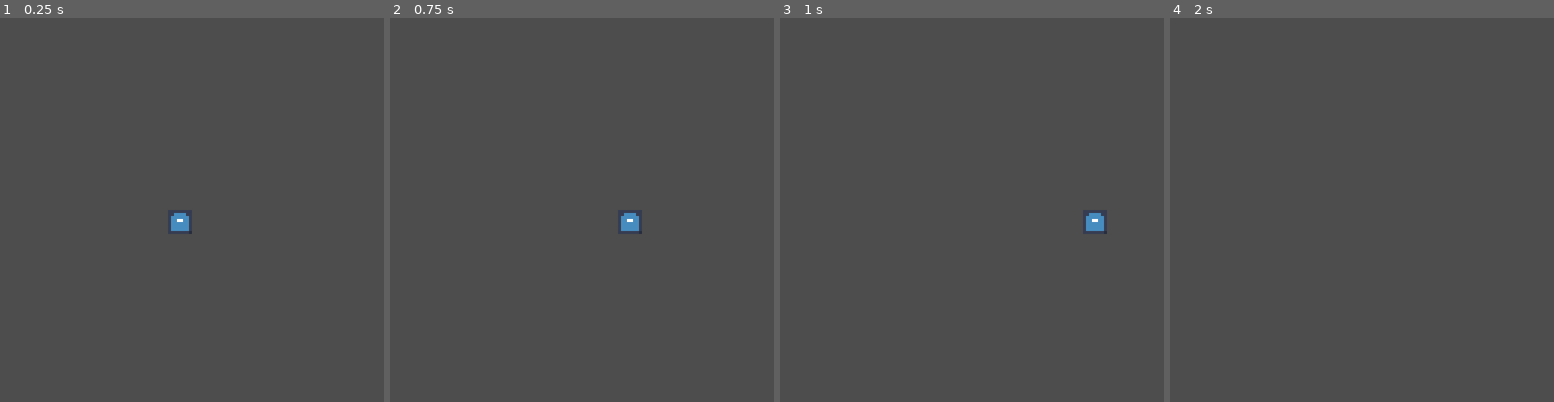
Above: before the commit, frames 1-4 (left to right).
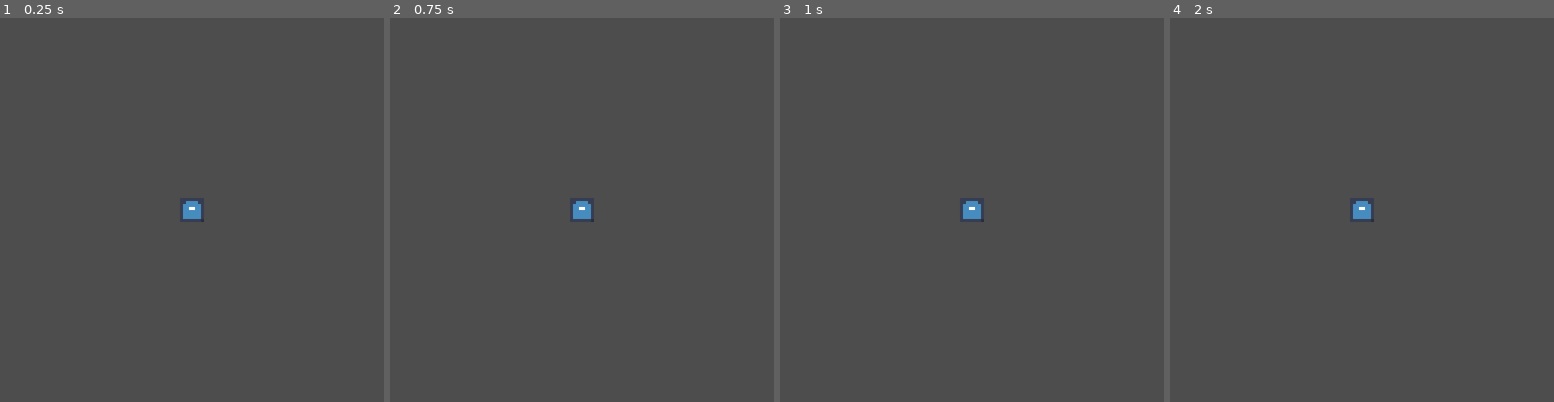
Above: after the commit, the same moments.

Repository: Octoan1/Toy-Box-Jam-2025
Game: Godot game, scene res://Levels/main.tscn
Two runs of this game, one before a commit and one after it. Both use one fixed random seed, a clock stepped at 60 frames per second and the inputs below. Before the commit the project starts from res://main.tscn. The engine's default icon, where the game draws it, is replaced by a stand-in: a white triangle on a blue panel in a dark square.
Inputs:
- Up to frame 1 (0.25 s): no input
- Up to frame 2 (0.75 s): tap Enter (ui_accept) at 0.5 s; hold D (move_right) from 0.53 s (still down)
- Up to frame 3 (1 s): keep holding D (move_right); tap Enter (ui_accept) at 0.77 s
- Up to frame 4 (2 s): keep holding D (move_right); tap Enter (ui_accept) at 1.52 s

The runs differ from the first frame. In frame 1, 0.4% of the frame differs, in the area x 44-54%, y 47-57%; in frame 2, 0.4%, in the area x 47-66%, y 47-57%; in frame 3, 0.4%; in frame 4, 0.2%.

Commit message:
organization

Diff:
--- a/player.tscn
+++ b/Entities/Player/player.tscn
@@ -1,7 +1,7 @@
 [gd_scene load_steps=4 format=3 uid="uid://2aabi06icyr6"]
 
 [ext_resource type="Texture2D" uid="uid://bcw0uoeq2dmv6" path="res://icon.svg" id="1_4flbx"]
-[ext_resource type="Script" uid="uid://bgecedxyrm8ig" path="res://player.gd" id="1_onrkg"]
+[ext_resource type="Script" uid="uid://bgecedxyrm8ig" path="res://Entities/Player/player.gd" id="1_onrkg"]
 
 [sub_resource type="CircleShape2D" id="CircleShape2D_4flbx"]
 radius = 67.11929
--- /dev/null
+++ b/Levels/main.tscn
@@ -0,0 +1,18 @@
+[gd_scene load_steps=3 format=3 uid="uid://c4fgfy2i4ib8f"]
+
+[ext_resource type="PackedScene" uid="uid://2aabi06icyr6" path="res://Entities/Player/player.tscn" id="1_oj8hd"]
+
+[sub_resource type="TileSet" id="TileSet_0xm2m"]
+tile_size = Vector2i(8, 8)
+
+[node name="Main" type="Node2D"]
+
+[node name="Player" parent="." instance=ExtResource("1_oj8hd")]
+position = Vector2(60, 68)
+scale = Vector2(0.063, 0.063)
+
+[node name="Camera2D" type="Camera2D" parent="Player"]
+
+[node name="TileMapLayer" type="TileMapLayer" parent="."]
+visible = false
+tile_set = SubResource("TileSet_0xm2m")
--- a/main.tscn
+++ /dev/null
@@ -1,20 +0,0 @@
-[gd_scene load_steps=4 format=3 uid="uid://c4fgfy2i4ib8f"]
-
-[ext_resource type="PackedScene" uid="uid://2aabi06icyr6" path="res://player.tscn" id="1_0xm2m"]
-[ext_resource type="Texture2D" uid="uid://c6xq2bvu3cqta" path="res://Toy Box Assets/tbj2_sprites.png" id="1_ig7tw"]
-
-[sub_resource type="TileSet" id="TileSet_0xm2m"]
-tile_size = Vector2i(8, 8)
-
-[node name="Main" type="Node2D"]
-
-[node name="Player" parent="." instance=ExtResource("1_0xm2m")]
-position = Vector2(60, 68)
-scale = Vector2(0.063, 0.063)
-
-[node name="Tbj2Sprites" type="Sprite2D" parent="."]
-visible = false
-texture = ExtResource("1_ig7tw")
-
-[node name="TileMapLayer" type="TileMapLayer" parent="."]
-tile_set = SubResource("TileSet_0xm2m")
--- a/project.godot
+++ b/project.godot
@@ -23,6 +23,14 @@
 window/size/window_height_override=1024
 window/stretch/mode="viewport"
 window/stretch/scale_mode="integer"
+
+[file_customization]
+
+folder_colors={
+"res://Entities/": "green",
+"res://Levels/": "blue",
+"res://Toy Box Assets/": "purple"
+}
 
 [input]
 
Renamed: player.gd -> Entities/Player/player.gd
Renamed: player.gd.uid -> Entities/Player/player.gd.uid
